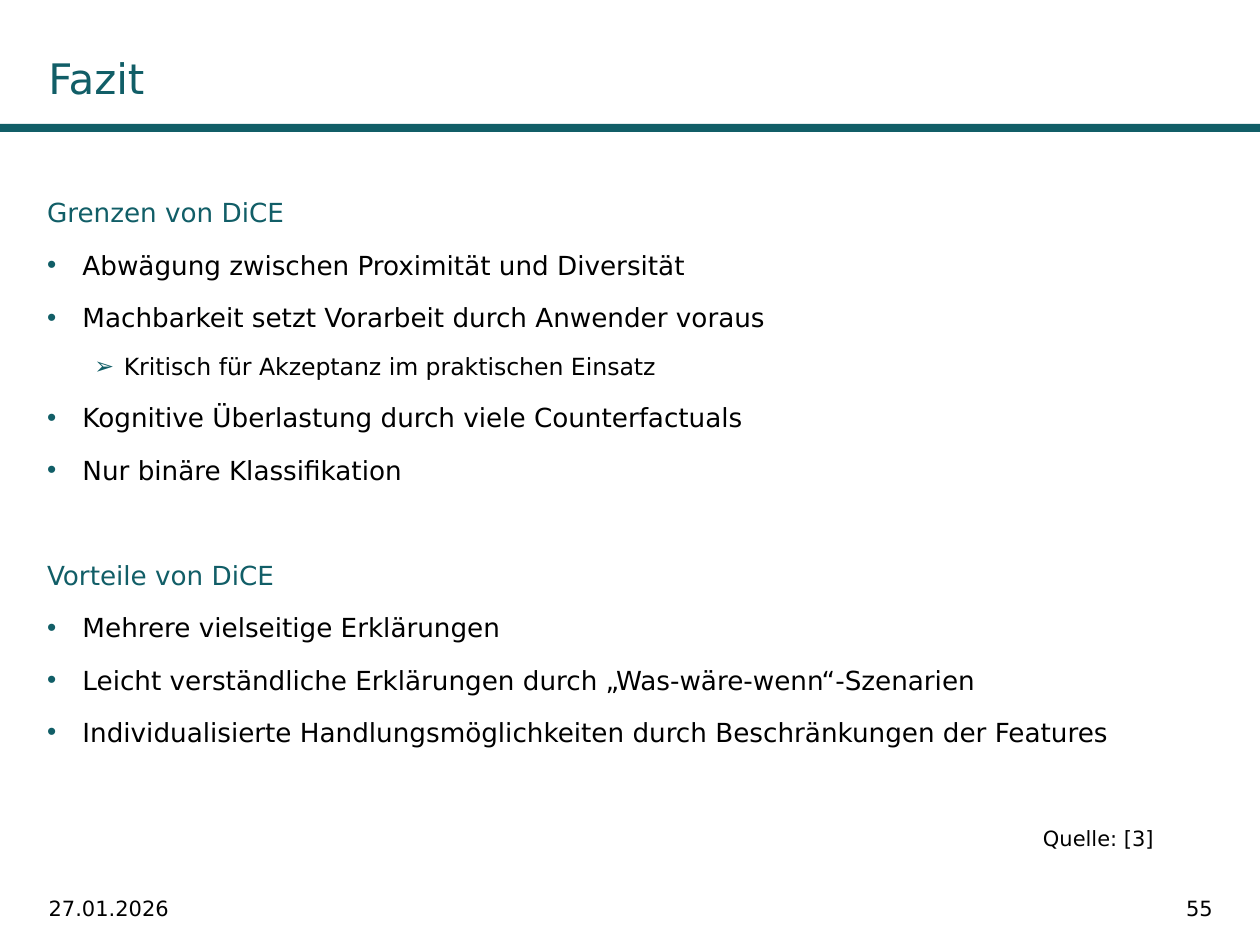
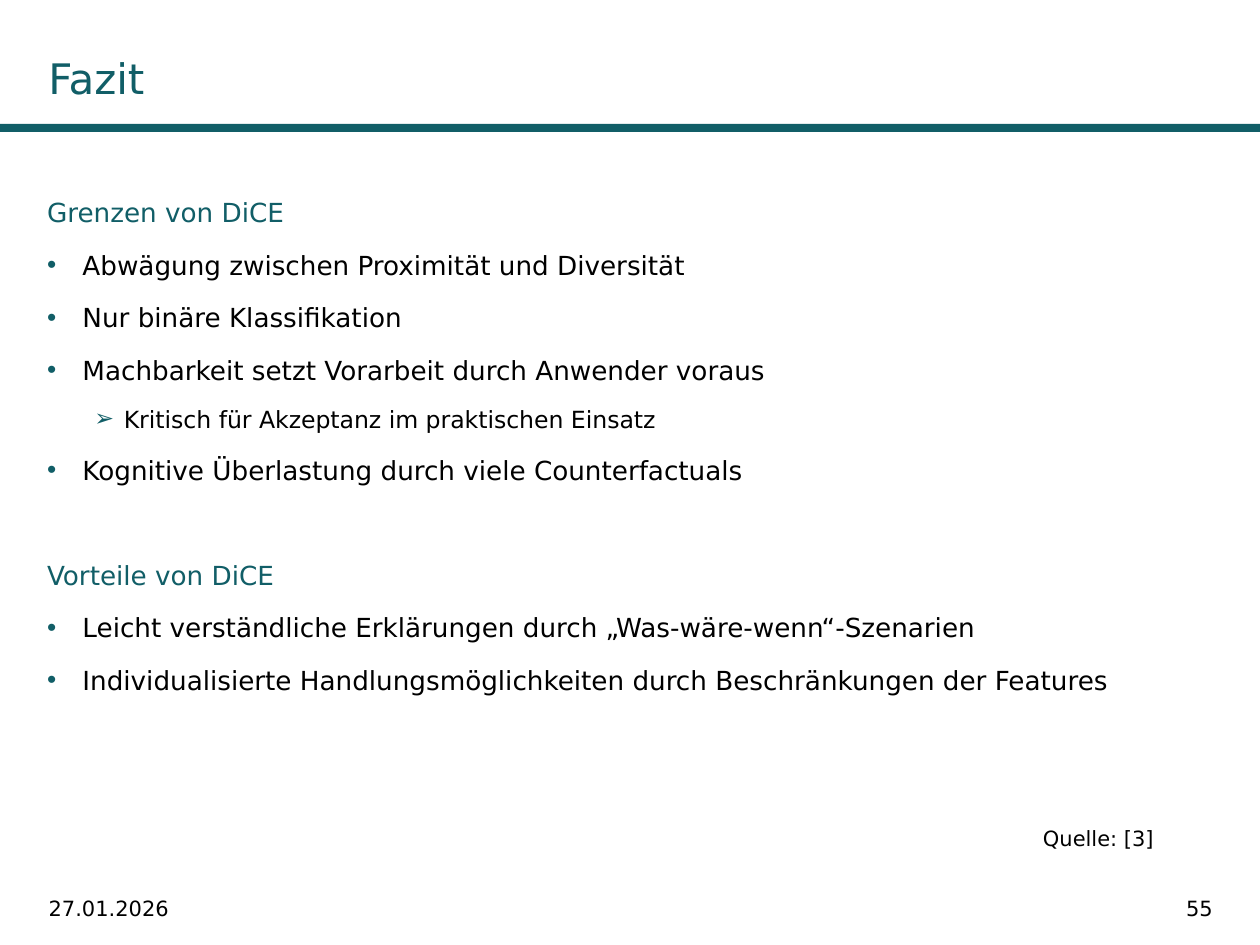
Before and after one commit to fabiw98/Seminar_DICE, a slide deck: slide 55 of Präsentation/PräsentationDiCE.pptx. Drawn at 1260x945 pixels with LibreOffice and Linux fonts; fonts in the diff are those of the drawing; background and template pictures are left out. Boxes give left, top, right and bottom in pixels: in the first picture for what was removed or moved away, otherwise in the second. Text is boxed around its words. In the diff, an @@ line names an element or a change of style, - is before the commit and + after.

```diff
--- a/Präsentation/PräsentationDiCE.pptx
+++ b/Präsentation/PräsentationDiCE.pptx
@@ text at box(82, 307, 402, 328): paragraph added @@
+• Nur binäre Klassifikation
@@ text at box(82, 460, 402, 481): paragraph removed @@
-• Nur binäre Klassifikation
@@ text at box(82, 617, 500, 643): paragraph removed @@
-• Mehrere vielseitige Erklärungen
```
Also in this commit, not shown: 3 other slides changed, 1 slide added.
